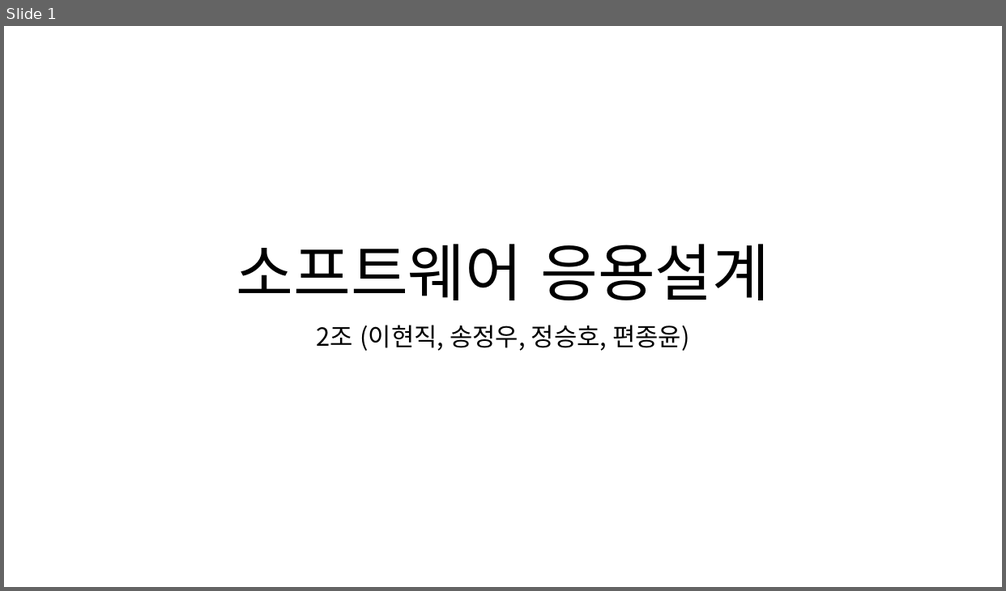
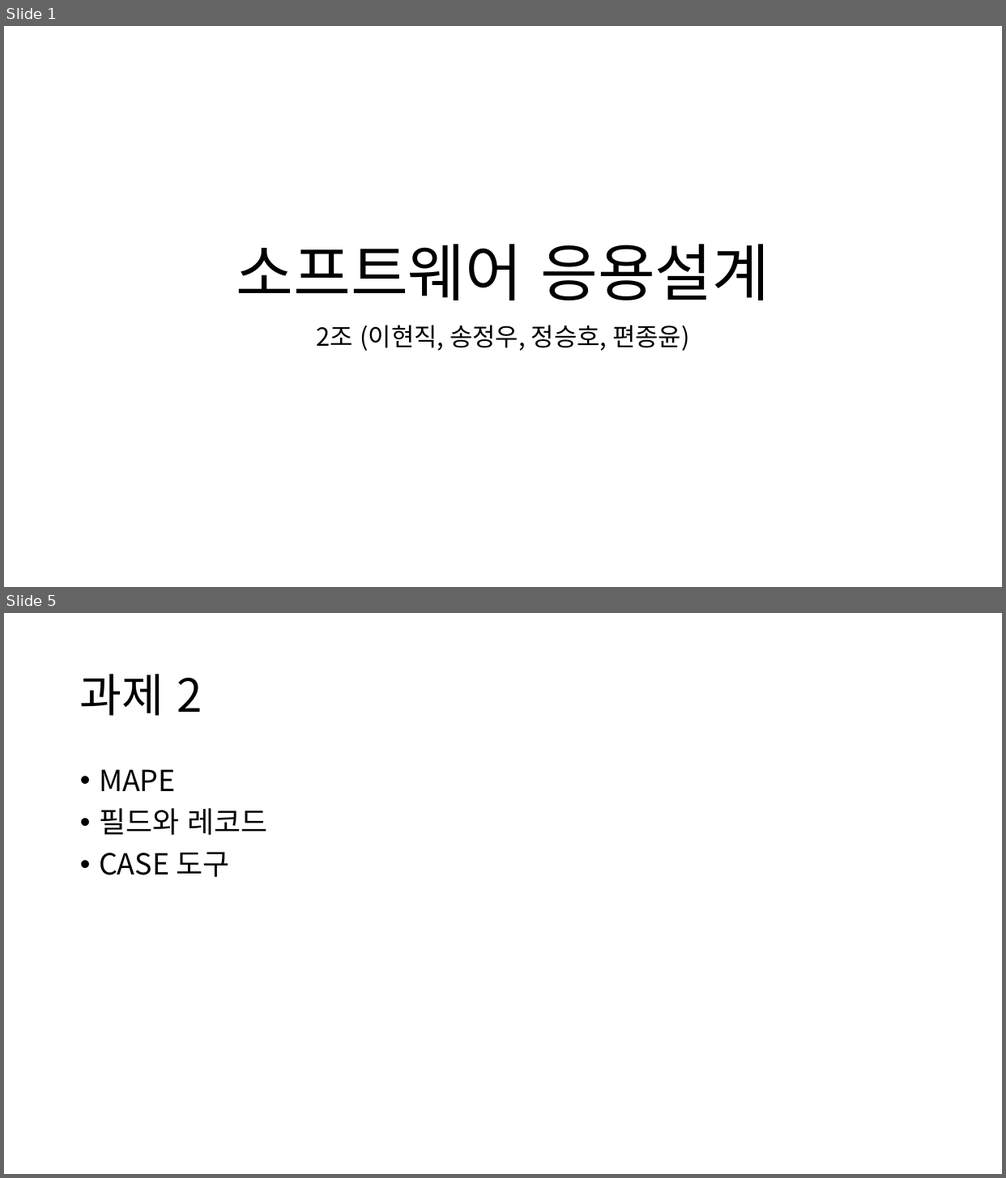
Before and after one commit to TUK-pedestrianSafety/document, a slide deck: ppt/소프트웨어 응용설계 발표자료.pptx. Shown one above the other, each under a label of ours: slide 1 before the commit, slides 1 and 5 after it; the slides between them are not shown. The pictures are 1006x591 and 1006x1178 pixels, drawn with LibreOffice and Linux fonts; fonts in the diff are those of the drawing. Boxes give left, top, right and bottom in pixels: in the first picture for what was removed or moved away, otherwise in the second. Text is boxed around its words. In the diff, an @@ line names an element or a change of style, - is before the commit and + after.

```diff
--- a/ppt/소프트웨어 응용설계 발표자료.pptx
+++ b/ppt/소프트웨어 응용설계 발표자료.pptx
@@ slide 5 added at box(4, 613, 1002, 1174), background #FFFFFF @@
@@ title added at box(80, 674, 202, 716), 44 pt, text #000000 @@
+과제 2
@@ text added at box(99, 769, 267, 877), 28 pt, text #000000 @@
+• MAPE
+• 필드와 레코드
+• CASE 도구
```
Also in this commit, not shown: 24 other slides added, 1 slide removed.
